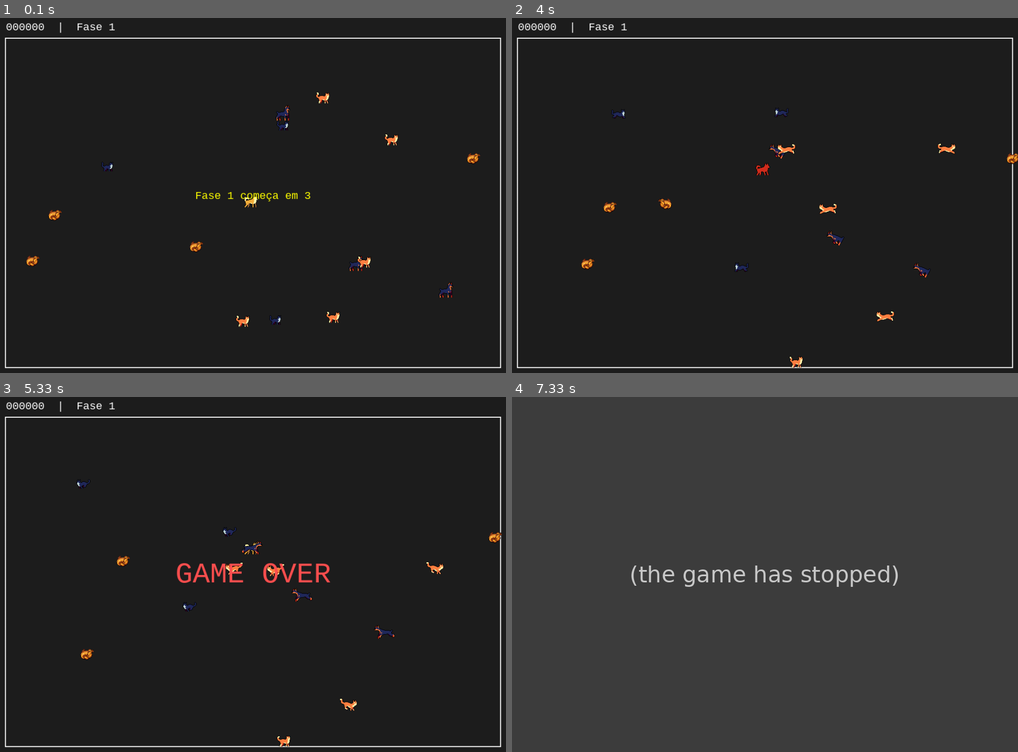
Above: before the commit, frames 1-4 (two rows, left to right).
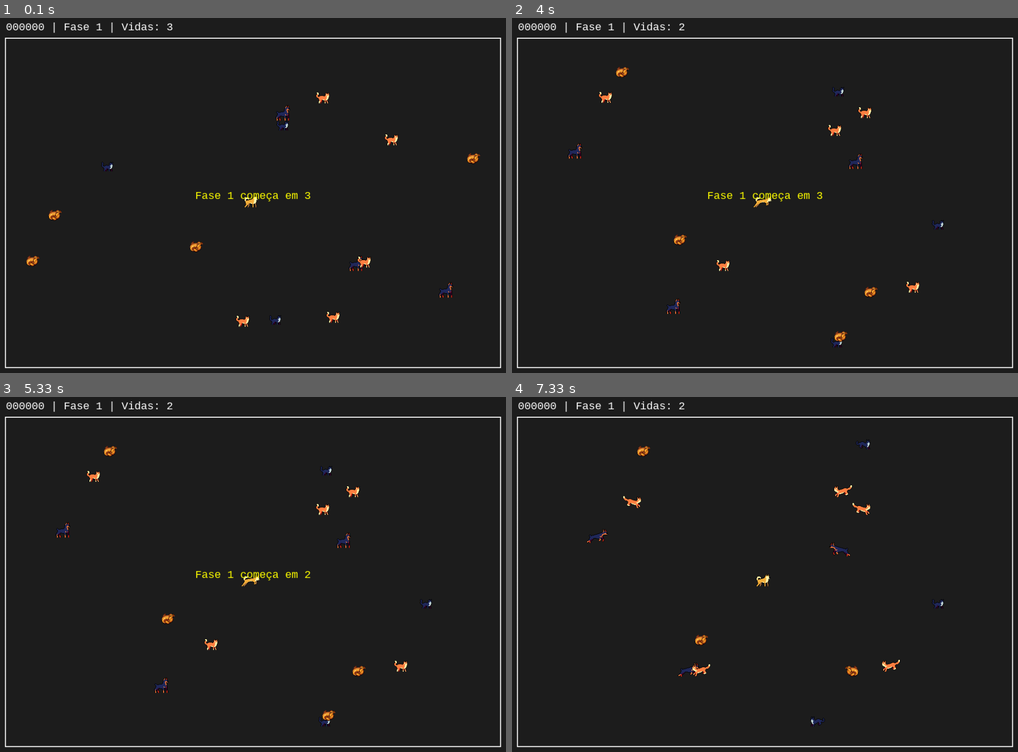
Above: after the commit, the same moments.

Repository: mluizabatista/lpc2025
Game: pygame game, started from atividadefinal/main.py
Two runs of this game, one before a commit and one after it. Both use one fixed random seed, a clock stepped at 60 frames per second and the inputs below.
Inputs:
- Up to frame 1 (0.1 s): no input
- Up to frame 2 (4 s): hold W 3.4-3.87 s
- Up to frame 3 (5.33 s): no input
- Up to frame 4 (7.33 s): no input

The runs differ from the first frame. In frame 1, 0.2% of the frame differs, in the area x 10-35%, y 1-5%; in frame 2, 1.9%; in frame 3, 2.4%; in frame 4, 100%, in the area x 0-100%, y 0-100%.
Before the commit the program exited at 7.23 s; later frames show no game.

Commit message:
Adiciona ao personagem 3 vidas

Diff:
--- a/atividadefinal/game.py
+++ b/atividadefinal/game.py
@@ -16,24 +16,29 @@
         self.font = pygame.font.SysFont("consolas", 24)
         self.big_font = pygame.font.SysFont("consolas", 64)
 
+        # Grupos
         self.all_sprites = pygame.sprite.Group()
         self.chickens = pygame.sprite.Group()
 
         # Sistema de fases
         self.phase = 1
         self.base_chickens = 4
-        self.n_npcs = 5 + 3 + 3
+        self.n_npcs = 11  # 5 dogs + 3 black cats + 3 orange cats
 
         # Vidas
         self.max_hits = 3
-        self.hits_taken = 0
-
-        # PLAYER – posição inicial fixa
+        self.lives = self.max_hits
+
+        # Pontuação
+        self.total_score = 0
+        self.phase_score = 0
+
+        # PLAYER – spawn fixo
         self.spawn_x = WIDTH // 2
         self.spawn_y = HEIGHT // 2
         self.player = Player(self.spawn_x, self.spawn_y, self.all_sprites)
 
-        # Limites do mapa
+        # Limites
         self.bounds = pygame.Rect(
             BORDER_THICKNESS,
             TOP_BORDER_THICKNESS,
@@ -42,10 +47,9 @@
         )
         self.player.set_bounds(self.bounds)
 
-        # Spawn inicial dos NPCs
+        # Primeira fase
         self.spawn_phase_entities()
 
-        # Delay inicial da fase
         self.phase_delay = 3.0
         self.waiting_phase_start = True
         self.phase_timer = self.phase_delay
@@ -55,8 +59,7 @@
 
     # -----------------------------------------------------------
     def random_pos_away_from_player(self, margin, min_distance=150):
-        """Posição aleatória que respeita o mapa e distância mínima do player."""
-        px, py = self.spawn_x, self.spawn_y   # Sempre o spawn fixo
+        px, py = self.spawn_x, self.spawn_y
 
         while True:
             left = BORDER_THICKNESS + margin
@@ -72,17 +75,26 @@
 
     # -----------------------------------------------------------
     def respawn_player(self):
-        """Reposiciona o jogador no centro da tela no início da fase."""
         self.player.x = self.spawn_x
         self.player.y = self.spawn_y
         self.player.rect.center = (self.spawn_x, self.spawn_y)
 
     # -----------------------------------------------------------
+    def reset_phase(self):
+        """Reinicia a fase atual sem alterar nº da fase, vidas ou pontuação total."""
+        self.phase_score = 0  # zera pontuação da fase
+        self.respawn_player()
+        self.spawn_phase_entities()
+
+        self.waiting_phase_start = True
+        self.phase_timer = self.phase_delay
+
+    # -----------------------------------------------------------
     def spawn_phase_entities(self):
         self.all_sprites.empty()
         self.chickens.empty()
 
-        # Player sempre primeiro
+        # Player primeiro
         self.all_sprites.add(self.player)
 
         dogs = self.n_npcs // 3
@@ -110,19 +122,20 @@
             x, y = self.random_pos_away_from_player(40)
             Chicken(x, y, [self.all_sprites, self.chickens])
 
-        # Aplicar bounds
+        # bounds
         for s in self.all_sprites:
             if hasattr(s, "set_bounds"):
                 s.set_bounds(self.bounds)
 
     # -----------------------------------------------------------
     def next_phase(self):
+        self.total_score += self.phase_score  # agrega pontos ganhos
+        self.phase_score = 0
+
         self.phase += 1
         self.n_npcs += 3
 
-        # Sempre respawnar player no início da fase
         self.respawn_player()
-
         self.spawn_phase_entities()
 
         self.waiting_phase_start = True
@@ -136,9 +149,7 @@
         px, py = self.player.x, self.player.y
 
         for ent in list(self.all_sprites):
-            if ent is self.player:
-                continue
-            if ent in self.chickens:
+            if ent is self.player or ent in self.chickens:
                 continue
 
             d = dist((px, py), (ent.x, ent.y))
@@ -151,7 +162,6 @@
                 new_y = ent.y + (dy / mag) * 150
 
                 bx, by, bw, bh = self.bounds
-
                 new_x = max(bx, min(new_x, bx + bw))
                 new_y = max(by, min(new_y, by + bh))
 
@@ -162,12 +172,13 @@
     # -----------------------------------------------------------
     def handle_chicken_collisions(self):
         for chicken in list(self.chickens):
-            for entity in list(self.all_sprites):
+            for entity in self.all_sprites:
                 if entity is chicken:
                     continue
+
                 if entity.rect.colliderect(chicken.rect):
                     if isinstance(entity, Player):
-                        entity.score += 1000
+                        self.phase_score += 1000
                     chicken.kill()
                     break
 
@@ -180,23 +191,26 @@
             return
 
         for entity in self.all_sprites:
-            if entity is self.player:
-                continue
-            if entity in self.chickens:
+            if entity is self.player or entity in self.chickens:
                 continue
 
             if entity.rect.colliderect(self.player.rect):
+
                 if not self.player.is_hurt:
                     self.player.hurt()
-                    self.hits_taken += 1
-
-                if self.hits_taken >= self.max_hits:
+                    self.lives -= 1
+
+                # sem vidas → game over
+                if self.lives <= 0:
                     self.game_over = True
+                else:
+                    self.reset_phase()   # reinicia a fase atual
+
                 return
 
     # -----------------------------------------------------------
     def draw_score(self):
-        txt = f"{self.player.score:06d}  |  Fase {self.phase}"
+        txt = f"{self.total_score + self.phase_score:06d} | Fase {self.phase} | Vidas: {self.lives}"
         surf = self.font.render(txt, True, (255, 255, 255))
         self.screen.blit(surf, (12, 6))
 
@@ -211,7 +225,6 @@
     # -----------------------------------------------------------
     def run(self):
         while self.running:
-
             dt = self.clock.tick(FPS) / 1000
 
             if self.game_over:
@@ -219,25 +232,23 @@
                 self.running = False
                 continue
 
-            # Eventos
             for event in pygame.event.get():
                 if event.type == pygame.QUIT:
                     self.running = False
-                if not self.waiting_phase_start:
-                    if event.type == pygame.KEYDOWN and event.key == pygame.K_SPACE:
+
+                if not self.waiting_phase_start and event.type == pygame.KEYDOWN:
+                    if event.key == pygame.K_SPACE:
                         self.player.bark()
 
-            # -----------------------------
-            # TELA DE ESPERA DA FASE
-            # -----------------------------
+            # --------------------------------------------------
+            #           TELA DE ESPERA DA FASE
+            # --------------------------------------------------
             if self.waiting_phase_start:
                 self.phase_timer -= dt
 
-                # Render da tela com entidades paradas
                 self.screen.fill((30, 30, 30))
                 pygame.draw.rect(self.screen, (255,255,255), self.bounds, 2)
 
-                # Desenhar entidades já spawnadas (paradas)
                 for s in self.all_sprites:
                     self.screen.blit(s.image, s.rect)
 
@@ -255,19 +266,17 @@
                     self.waiting_phase_start = False
                 continue
 
-            # -----------------------------
-            # JOGO NORMAL
-            # -----------------------------
+            # --------------------------------------------------
+            #                    GAMEPLAY
+            # --------------------------------------------------
             self.apply_bark_knockback()
             self.all_sprites.update(dt)
             self.handle_chicken_collisions()
             self.handle_player_entity_collisions()
 
-            # Render
             self.screen.fill((30, 30, 30))
             pygame.draw.rect(self.screen, (255,255,255), self.bounds, 2)
             self.draw_score()
-
             self.all_sprites.draw(self.screen)
             pygame.display.flip()
 
